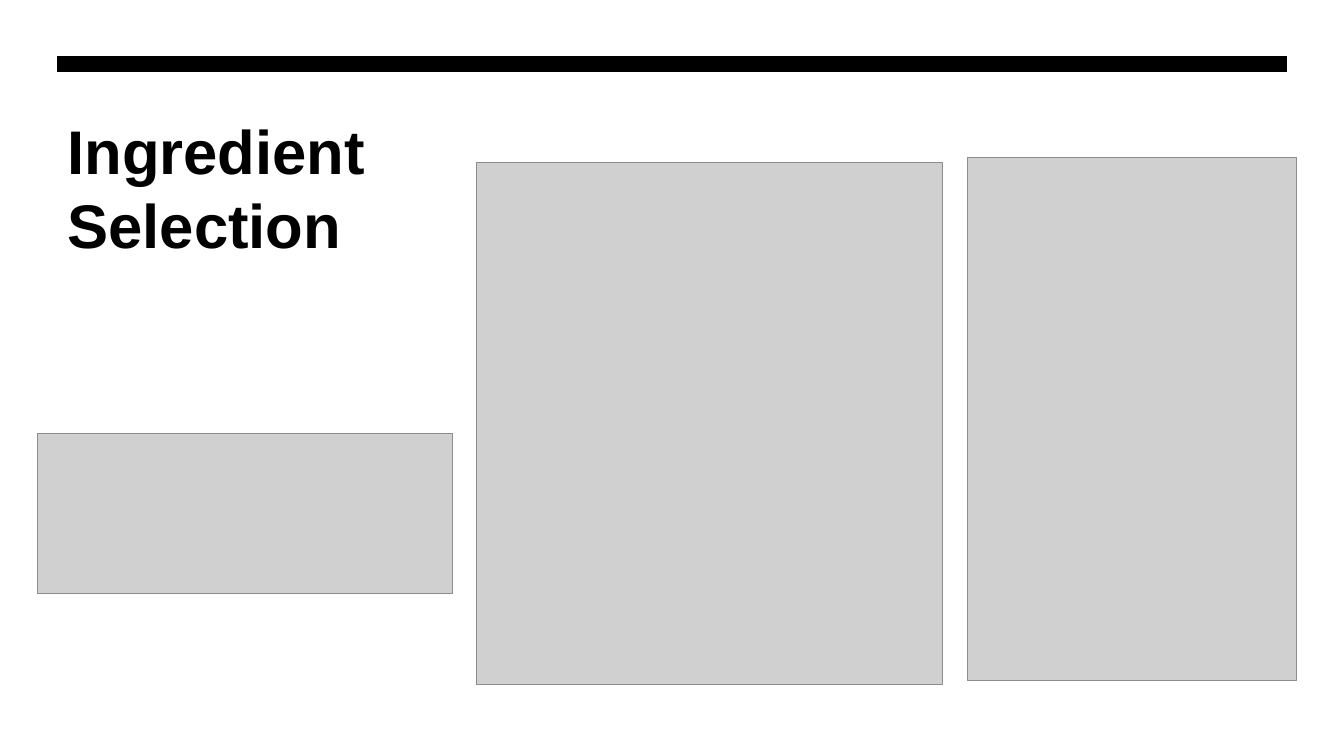
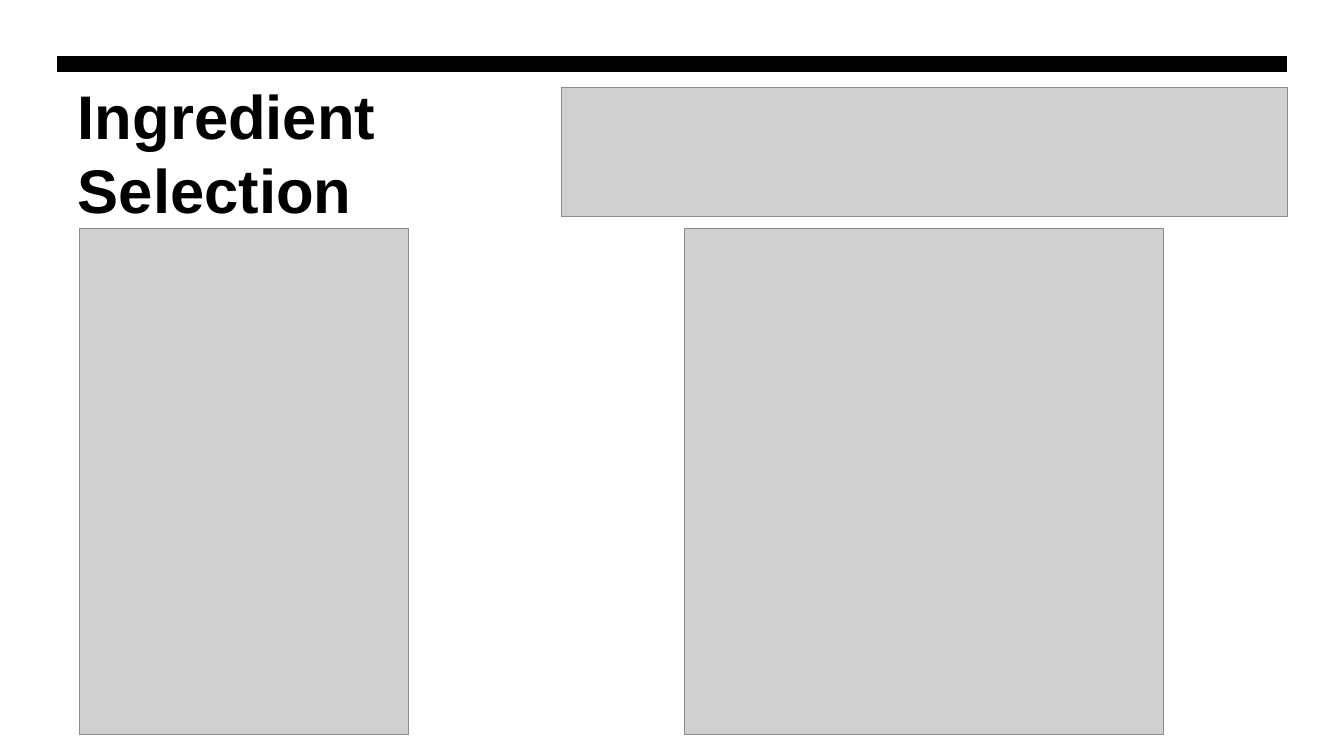
Before and after one commit to jesguerrero17/Group-Project-1, a slide deck: slide 7 of Group-Project-1.pptx. Drawn at 1344x756 pixels with LibreOffice and Linux fonts; fonts in the diff are those of the drawing; grey boxes stand for pictures. Boxes give left, top, right and bottom in pixels: in the first picture for what was removed or moved away, otherwise in the second. Text is boxed around its words. In the diff, an @@ line names an element or a change of style, - is before the commit and + after.

```diff
--- a/Group-Project-1.pptx
+++ b/Group-Project-1.pptx
@@ title "Ingredient Selection": place and size @@
-title "Ingredient Selection" at [68,129,365,249]
+title "Ingredient Selection" at [78,94,375,214]
@@ picture added at [562,88,1288,217] @@
@@ picture removed at [477,162,943,685] @@
@@ picture removed at [968,158,1297,681] @@
@@ picture added at [80,228,408,734] @@
@@ picture added at [685,228,1164,734] @@
@@ picture removed at [37,434,452,594] @@
```
Also in this commit, not shown: 2 other slides changed, 1 slide added.
